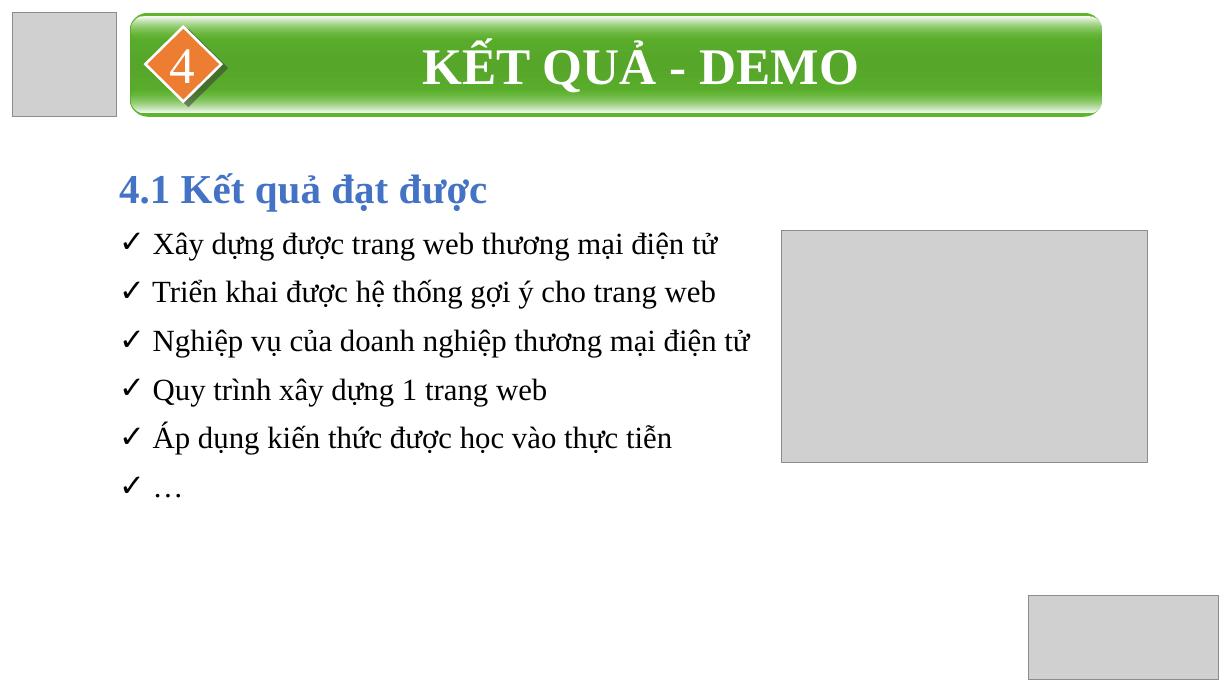
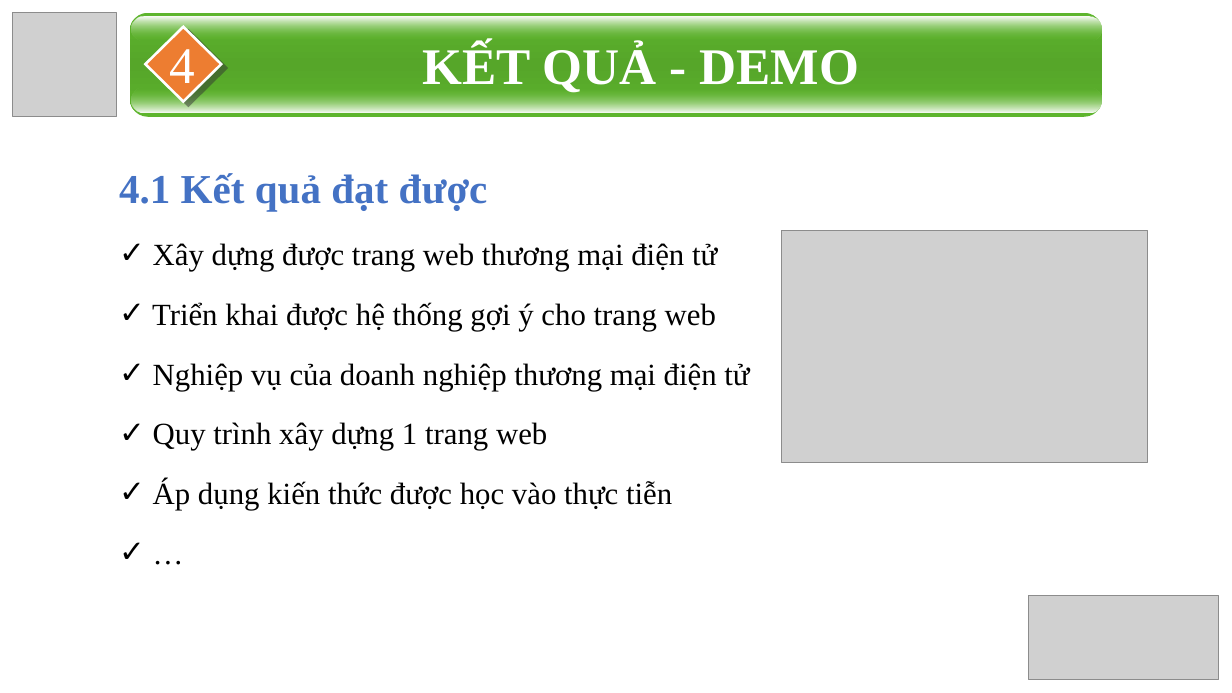
Before and after one commit to 2iamhuyvu/DATN, a slide deck: slide 20 of DATN.pptx (slide 21 before the commit). Drawn at 1232x693 pixels with LibreOffice and Linux fonts; fonts in the diff are those of the drawing; grey boxes stand for pictures. Boxes give left, top, right and bottom in pixels: in the first picture for what was removed or moved away, otherwise in the second. Text is boxed around its words. In the diff, an @@ line names an element or a change of style, - is before the commit and + after.

```diff
--- a/DATN.pptx
+++ b/DATN.pptx
@@ text at [152,243,749,510]: line spacing 0.9 to 1.2 @@
```
Also in this commit, not shown: 8 other slides changed, 1 slide removed.
